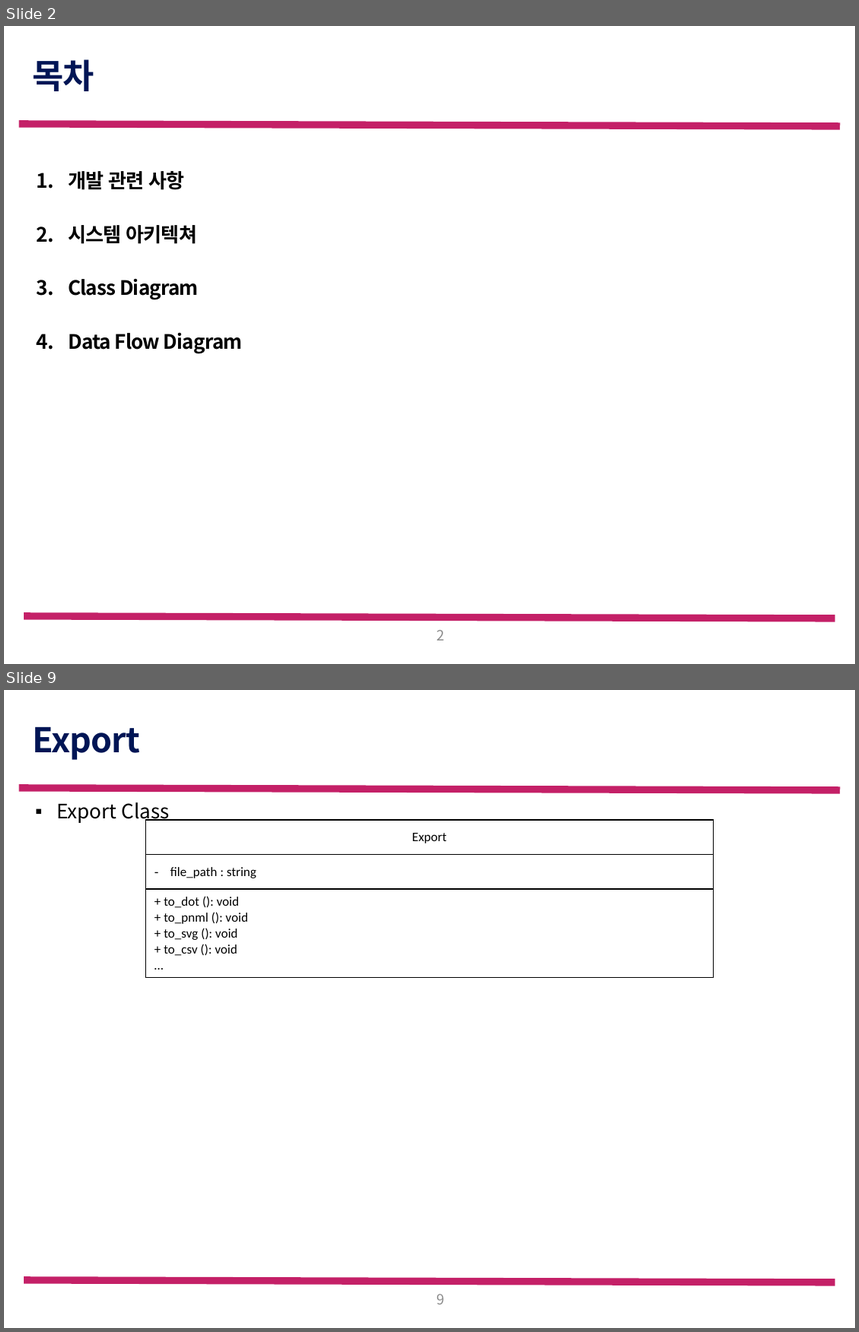
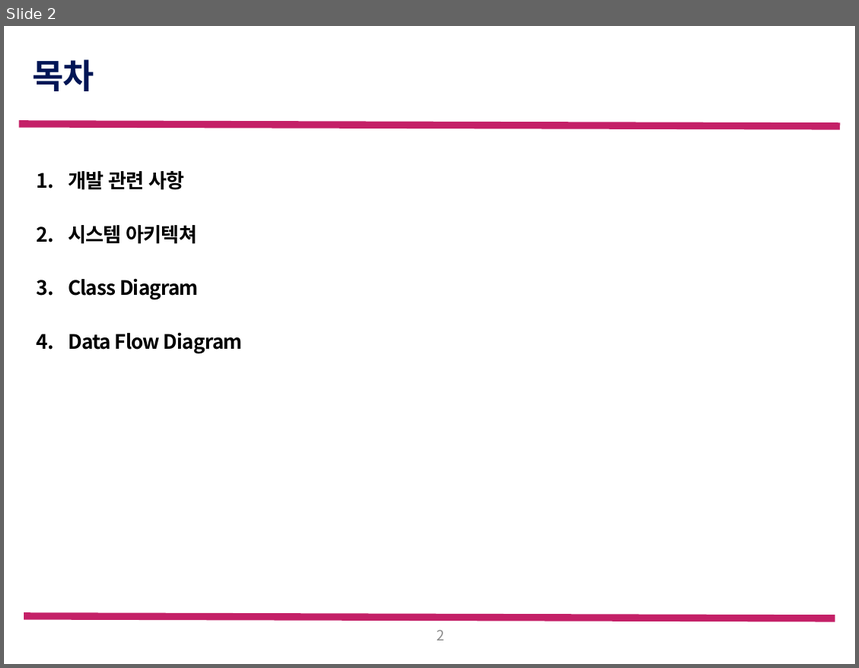
Before and after one commit to amaraletitia/pm19, a slide deck: 설계 자료/FW_system_architecture.pptx. Shown one above the other, each under a label of ours: slides 2 and 9 before the commit, slide 2 after it; the slides between them are not shown. The pictures are 859x1332 and 859x668 pixels, drawn with LibreOffice and Linux fonts; fonts in the diff are those of the drawing; background and template pictures are left out. Boxes give left, top, right and bottom in pixels: in the first picture for what was removed or moved away, otherwise in the second. Text is boxed around its words. In the diff, an @@ line names an element or a change of style, - is before the commit and + after.

```diff
--- a/설계 자료/FW_system_architecture.pptx
+++ b/설계 자료/FW_system_architecture.pptx
@@ slide 9 removed at <box>4,690,855,1328</box>, background #FFFFFF; not listed: 2 template elements that a slide beside it also shows @@
@@ title removed at <box>32,726,140,760</box> @@
-Export
@@ text removed at <box>56,802,169,824</box> @@
-▪ Export Class
@@ table removed at <box>146,820,714,976</box>, 3 rows, 1 columns @@
-Export
-file_path : string
-+ to_dot (): void / + to_pnml (): void / + to_svg (): void / + to_csv (): void / …
@@ page number removed at <box>437,1294,445,1305</box> @@
-9
```
Also in this commit, not shown: 3 slides changed, 6 slides added, 13 other slides removed.
